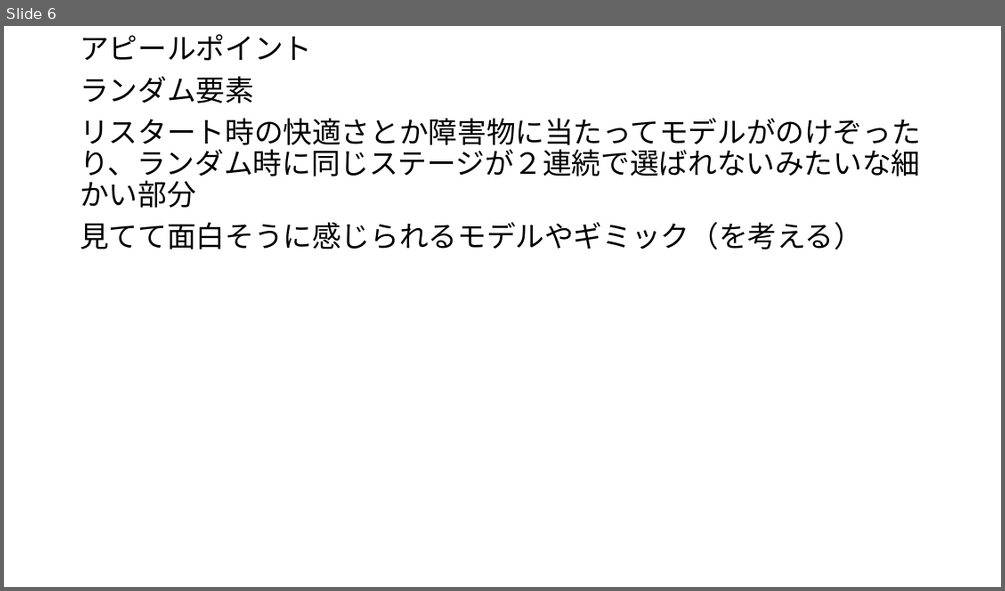
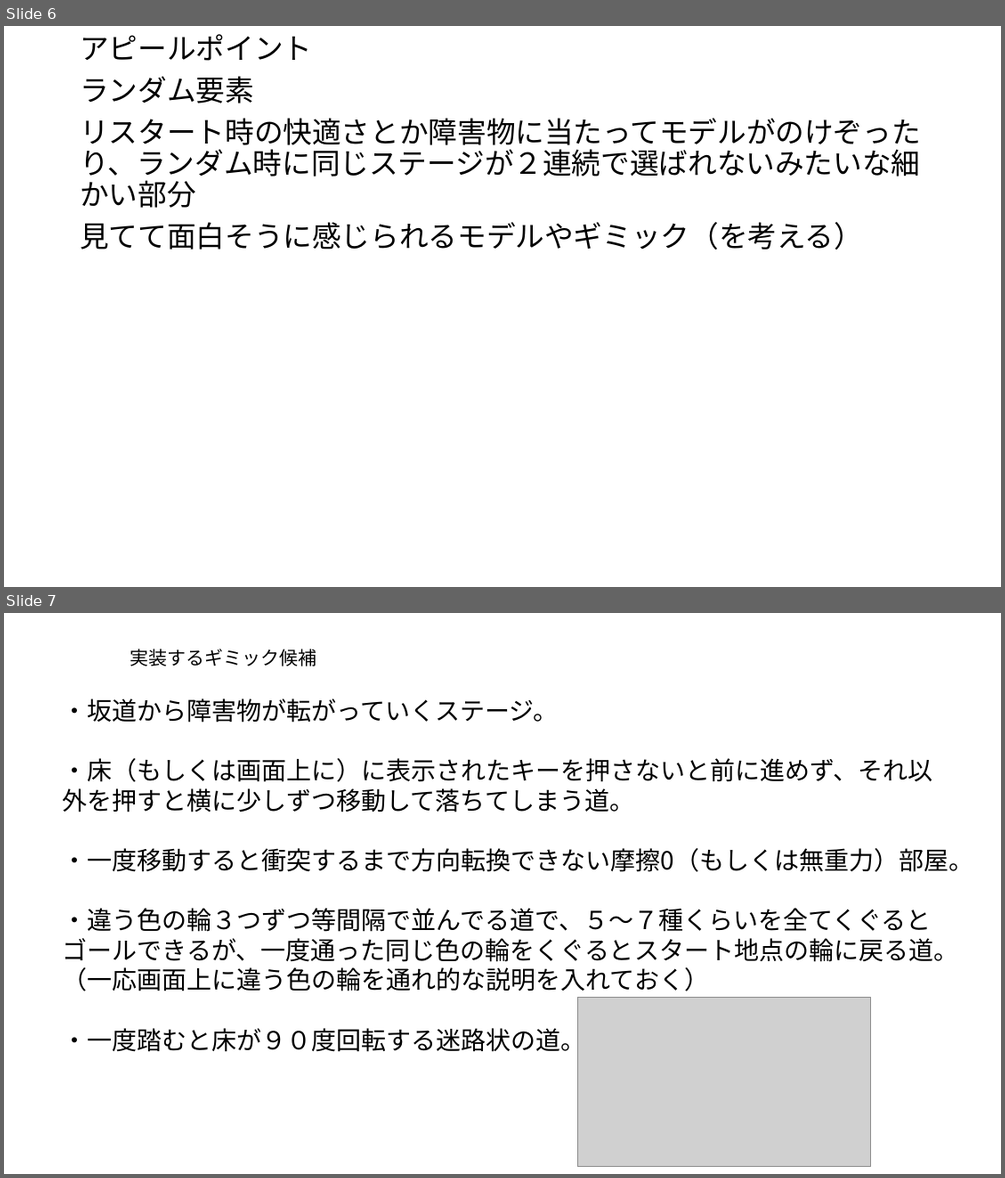
Before and after one commit to 2022Game/01Awamura, a slide deck: 3DLv2_2023_vs2019/Plan/ファンシージャンピー企画書.pptx. Shown one above the other, each under a label of ours: slide 6 before the commit, slides 6 and 7 after it. The pictures are 1005x591 and 1005x1178 pixels, drawn with LibreOffice and Linux fonts; fonts in the diff are those of the drawing; grey boxes stand for pictures. Boxes give left, top, right and bottom in pixels: in the first picture for what was removed or moved away, otherwise in the second. Text is boxed around its words. In the diff, an @@ line names an element or a change of style, - is before the commit and + after.

```diff
--- a/3DLv2_2023_vs2019/Plan/ファンシージャンピー企画書.pptx
+++ b/3DLv2_2023_vs2019/Plan/ファンシージャンピー企画書.pptx
@@ slide 7 added at [4, 613, 1001, 1174], background #FFFFFF @@
@@ text added at [130, 649, 317, 666], 18 pt, text #000000 @@
+実装するギミック候補
@@ text added at [63, 698, 974, 1056], 24 pt, text #000000 @@
+・坂道から障害物が転がっていくステージ。
+・床（もしくは画面上に）に表示されたキーを押さないと前に進めず、それ以外を押すと横に少しずつ移動して落ちてしまう道。
+・一度移動すると衝突するまで方向転換できない摩擦0（もしくは無重力）部屋。
+・違う色の輪３つずつ等間隔で並んでる道で、５～７種くらいを全てくぐるとゴールできるが、一度通った同じ色の輪をくぐるとスタート地点の輪に戻る道。
+（一応画面上に違う色の輪を通れ的な説明を入れておく）
+・一度踏むと床が９０度回転する迷路状の道。
@@ picture added at [578, 997, 871, 1167] @@
```
Also in this commit, not shown: 3 other slides added.
